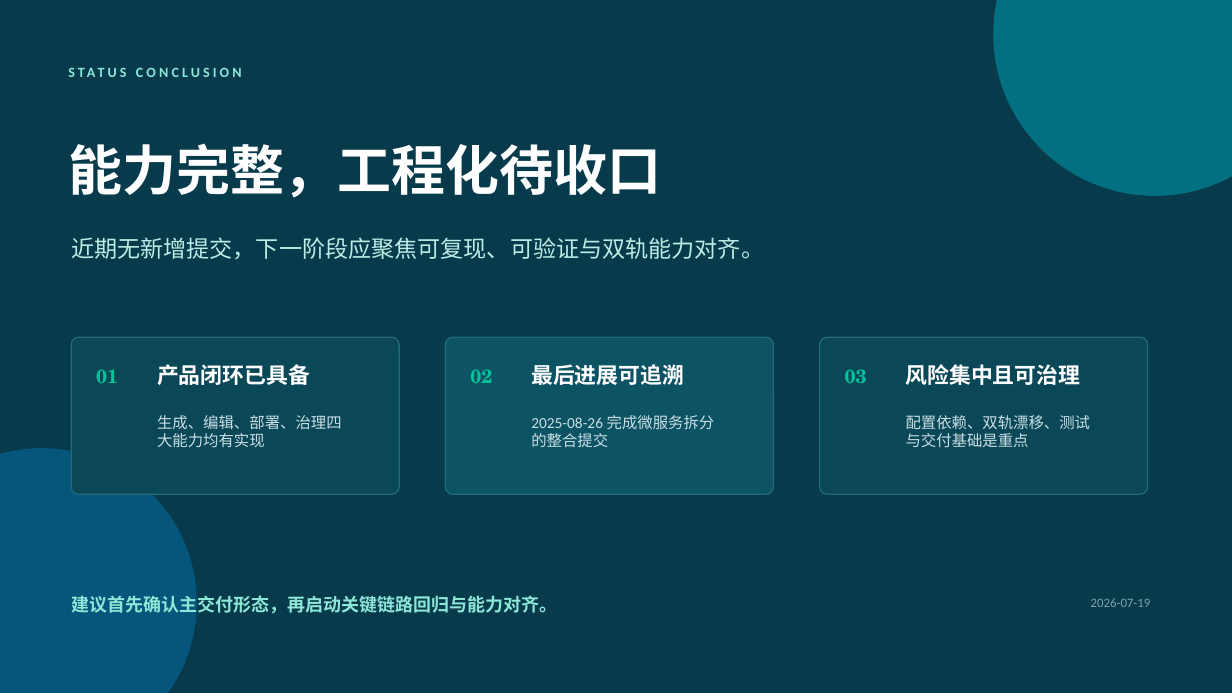
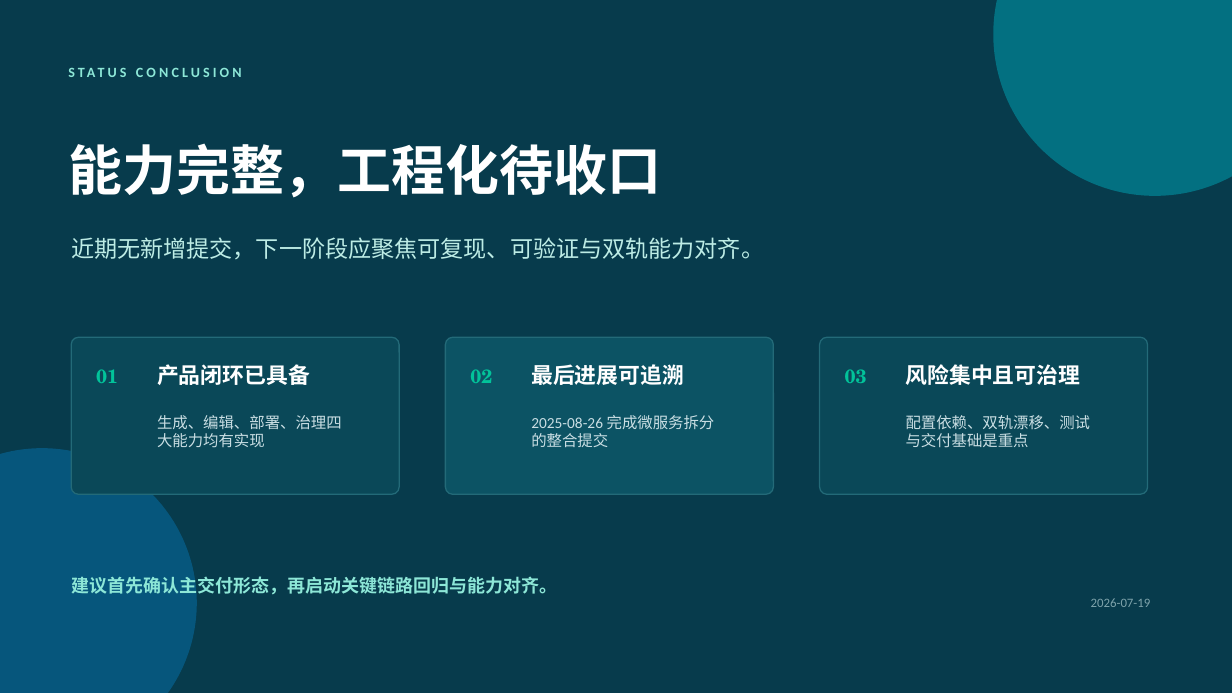
Before and after one commit to liyupi/yu-ai-code-mother, a slide deck: slide 11 of docs/reports/project-status-2026-07-19.pptx. Drawn at 1232x693 pixels with LibreOffice and Linux fonts; fonts in the diff are those of the drawing. Boxes give left, top, right and bottom in pixels: in the first picture for what was removed or moved away, otherwise in the second. Text is boxed around its words. In the diff, an @@ line names an element or a change of style, - is before the commit and + after.

```diff
--- a/docs/reports/project-status-2026-07-19.pptx
+++ b/docs/reports/project-status-2026-07-19.pptx
@@ text "建议首先确认主交付形态，再启动关键链路回归与能力对齐。": place and size @@
-text "建议首先确认主交付形态，再启动关键链路回归与能力对齐。" at (71,592,557,616)
+text "建议首先确认主交付形态，再启动关键链路回归与能力对齐。" at (71,574,557,598)
```
Also in this commit, not shown: 6 other slides changed.
